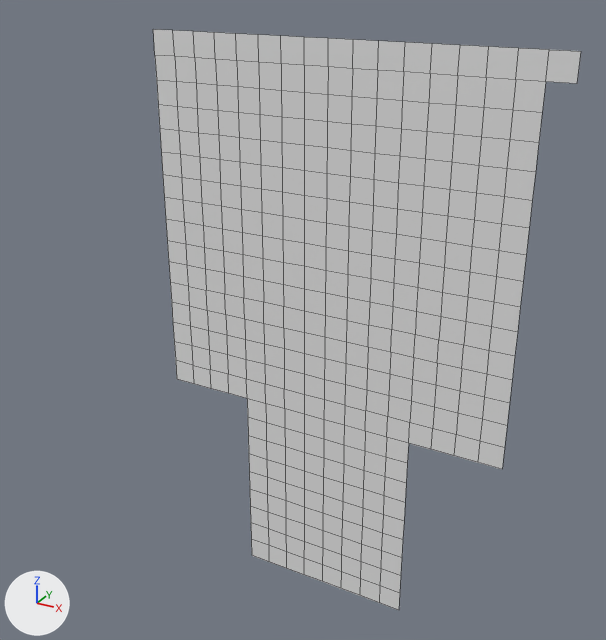
Two versions of the OBJ model Assets/Tiled2Unity/Meshes/ship2.obj, one commit apart.
Camera for both pictures: a 50 mm lens placed at (-1706.0, -916.0, -1699.0), pointed at (-2231.0, 39.0, -2177.0). The lights are fixed; the arrows at lower left show +X, +Y and +Z. Mesh edges are drawn as thin lines. Where no turn or scale is listed for an object, it has been applied to the vertices.

Names of what the first picture shows: 'ship2'.
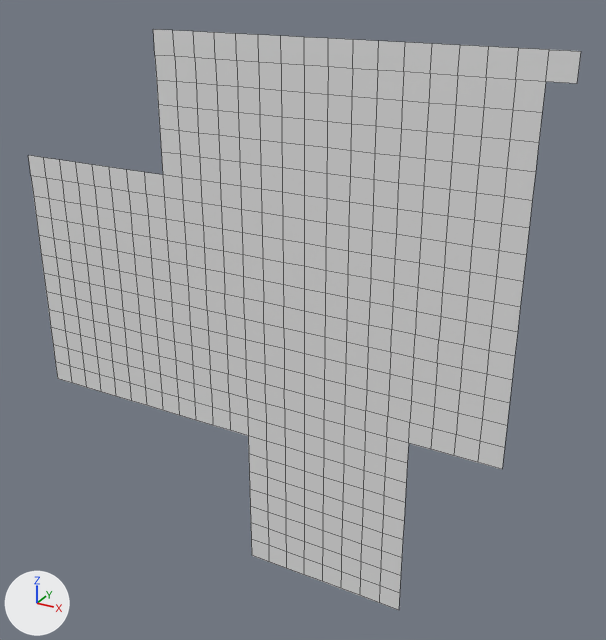
Changed parts and their boxes [x1, y1, x2, y2] in the pictures (606 x 640 px):
```json
{"object": "ship2", "change": "reshaped", "before": [153, 29, 581, 610], "after": [28, 29, 581, 610], "on screen": "29% wider"}
{"part": 1, "of": "me_ship2", "change": "added", "after": [28, 155, 248, 436]}
```

The change, as JSON lines over the scene's bpy script:
```json
{"block": "me_ship2", "where": "# used by ob_ship2; location = (0.0, 0.0, 0.0)"}
{"op": "remove", "block": "me_ship2", "code": "me_ship2.from_pydata(...)  # 372 vertices, 329 faces; spans x -2432.0..-1888.0, y 0.0, z -2592.0..-1792.0"}
{"op": "add", "block": "me_ship2", "code": "me_ship2.from_pydata(...)  # 484 vertices, 433 faces; spans x -2688.0..-1888.0, y 0.0, z -2592.0..-1792.0"}
{"block": "me_ship2", "change": "me_ship2 part 1"}
{"block": "me_ship2", "change": "8 vertices are added at x -2688.0..-2592.0, y 0.0, z -2368.0..-2336.0"}
{"block": "me_ship2", "change": "13 new vertices lie (-32.0, 0.0, 0.0) away from vertices in x -2432.0..-2304.0, y 0.0, z -2368.0..-1984.0"}
{"block": "me_ship2", "change": "13 new vertices lie (-32.0, 0.0, 0.0) away from vertices in x -2464.0..-2336.0, y 0.0, z -2368.0..-1984.0"}
{"block": "me_ship2", "change": "13 new vertices lie (-32.0, 0.0, 0.0) away from vertices in x -2496.0..-2368.0, y 0.0, z -2368.0..-1984.0"}
{"block": "me_ship2", "change": "13 new vertices lie (-32.0, 0.0, 0.0) away from vertices in x -2528.0..-2400.0, y 0.0, z -2368.0..-1984.0"}
{"block": "me_ship2", "change": "13 new vertices lie (-32.0, 0.0, 0.0) away from vertices in x -2560.0..-2432.0, y 0.0, z -2368.0..-1984.0"}
{"block": "me_ship2", "change": "13 new vertices lie (-32.0, 0.0, 0.0) away from vertices in x -2592.0..-2464.0, y 0.0, z -2368.0..-1984.0"}
{"block": "me_ship2", "change": "13 new vertices lie (-32.0, 0.0, 0.0) away from vertices in x -2624.0..-2496.0, y 0.0, z -2368.0..-1984.0"}
{"block": "me_ship2", "change": "13 new vertices lie (-32.0, 0.0, 0.0) away from vertices in x -2656.0..-2528.0, y 0.0, z -2368.0..-1984.0"}
{"block": "me_ship2", "change": "104 new faces join them"}
```
